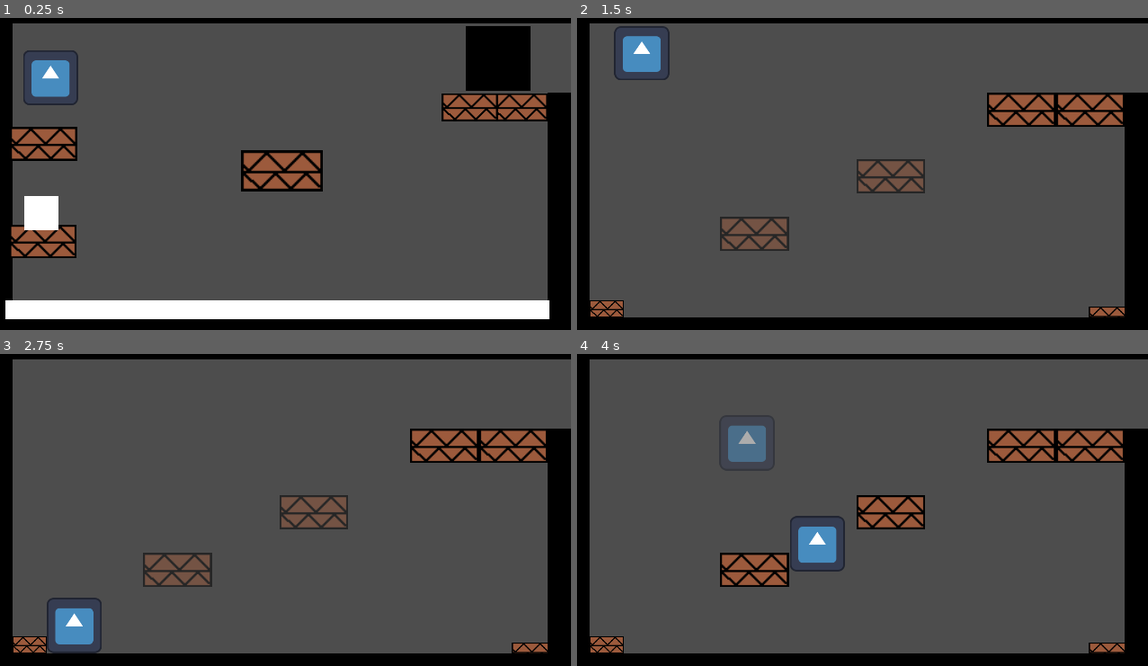
Above: before the commit, frames 1-4 (two rows, left to right).
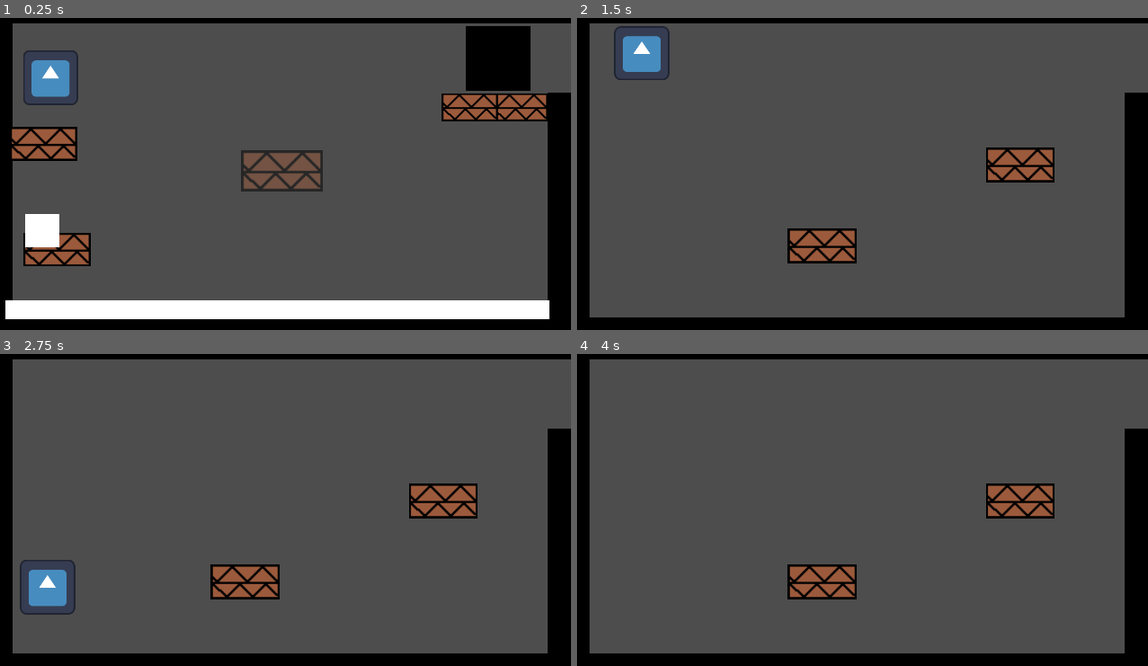
Above: after the commit, the same moments.

Repository: Phobos43/Gamejam
Game: Godot game, scene res://Scenes/Levels/Level3.tscn
Two runs of this game, one before a commit and one after it. Both use one fixed random seed, a clock stepped at 60 frames per second and the inputs below. The project has no main scene, so this scene is started directly. The engine's default icon, where the game draws it, is replaced by a stand-in: a white triangle on a blue panel in a dark square.
Inputs:
- Up to frame 1 (0.25 s): no input
- Up to frame 2 (1.5 s): hold Right (move_right) from 0.53 s (still down); tap O (OP) at 0.6 s; tap W (jump) at 0.77 s; tap Down (crouch) at 1.35 s
- Up to frame 3 (2.75 s): tap W (jump) at 1.52 s; release Right (move_right) at 2.03 s; hold A (move_left) from 2.03 s (still down); tap E (interact) at 2.1 s
- Up to frame 4 (4 s): release A (move_left) at 2.78 s; hold Right (move_right) from 2.78 s (still down); tap O (OP) at 2.85 s; tap W (jump) at 3.02, 3.77 s; hold Down (crouch) from 3.53 s (still down)

The runs differ from the first frame. In frame 1, 3.5% of the frame differs, in the area x 1-57%, y 42-80%; in frame 2, 8.3%; in frame 3, 10%, in the area x 2-96%, y 23-96%; in frame 4, 10%.

Commit message:
Added next levels

Diff:
--- a/Scenes/Levels/Level3.tscn
+++ b/Scenes/Levels/Level3.tscn
@@ -170,20 +170,19 @@
 sprite_scale = 1.62
 
 [node name="Platform2" parent="." unique_id=2074384883 instance=ExtResource("8_t0ble")]
-position = Vector2(88, 436)
+position = Vector2(114, 451)
 sprite = ExtResource("7_d4xud")
 sprite_scale = 1.955
 
 [node name="Button" parent="." unique_id=774278610 instance=ExtResource("10_nvbyj")]
-position = Vector2(85, 383)
+position = Vector2(87, 416)
 group_id_activation = 1
-show_affecting_groups = true
 activation_time = 5.0
 sprite = ExtResource("7_q5el5")
 sprite_scale = 0.315
 
 [node name="Door" parent="." unique_id=199115946 instance=ExtResource("11_3i7ro")]
-position = Vector2(931, 97)
+position = Vector2(931, 97.00003)
 group_id_activation = 1
 easing_mode = 2
 toggled_position = Vector2(931, 221)
@@ -192,6 +191,8 @@
 sprite_scale = 0.6
 
 [node name="Platform5" parent="." unique_id=876641748 instance=ExtResource("8_t0ble")]
+modulate = Color(1, 1, 1, 0.5)
 position = Vector2(531, 305)
 sprite = ExtResource("7_d4xud")
 sprite_scale = 2.365
+platform_state = 2
--- a/Scripts/DeclarationScripts/Globals.gd
+++ b/Scripts/DeclarationScripts/Globals.gd
@@ -6,3 +6,48 @@
 	var is_collidable : bool
 
 var is_player_alive := true
+var current_scene = null
+var current_level = 0
+
+var level_paths_list = []
+
+func _ready():
+	var root = get_tree().root
+	# Using a negative index counts from the end, so this gets the last child node of `root`.
+	current_scene = root.get_child(-1)
+	level_paths_list = _get_levels_from_folder("res://Scenes/Levels/")
+
+func next_level():
+	is_player_alive = true
+
+	current_level += 1
+	var path = level_paths_list[current_level]
+	_deferred_goto_scene.call_deferred(path)
+
+func _deferred_goto_scene(path):
+	current_scene.free()
+
+	var s = ResourceLoader.load(path)
+
+	current_scene = s.instantiate()
+
+	get_tree().root.add_child(current_scene)
+
+	get_tree().current_scene = current_scene
+
+func _get_levels_from_folder(path: String) -> Array[String]:
+	var dir = DirAccess.open(path)
+	var result: Array[String] = []
+
+	if dir:
+		dir.list_dir_begin()
+		var file_name = dir.get_next()
+
+		while file_name != "":
+			if not dir.current_is_dir() and file_name.ends_with(".tscn"):
+				result.append(path + "/" + file_name)
+			file_name = dir.get_next()
+
+		dir.list_dir_end()
+
+	return result
--- a/Scripts/level_manager.gd
+++ b/Scripts/level_manager.gd
@@ -116,4 +116,4 @@
 
 
 func next_level():
-	get_tree().change_scene_to_file.call_deferred("res://Scenes/Levels/Level2.tscn")
+	Global.next_level()
Renamed: Scenes/Levels/EmptyLevel.tscn -> Scenes/EmptyLevel.tscn
